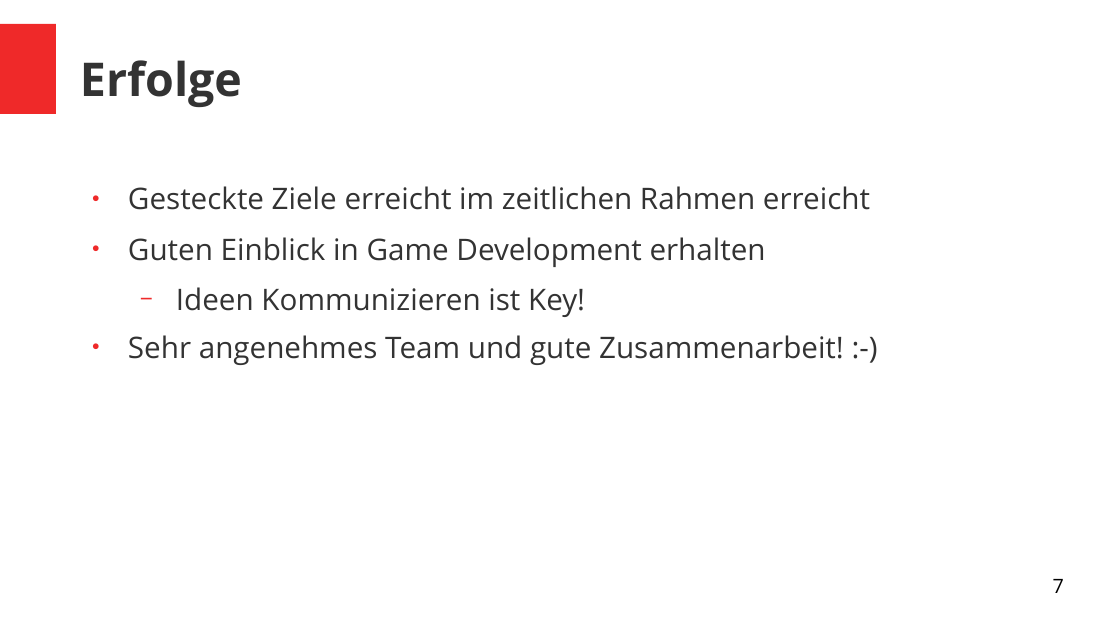
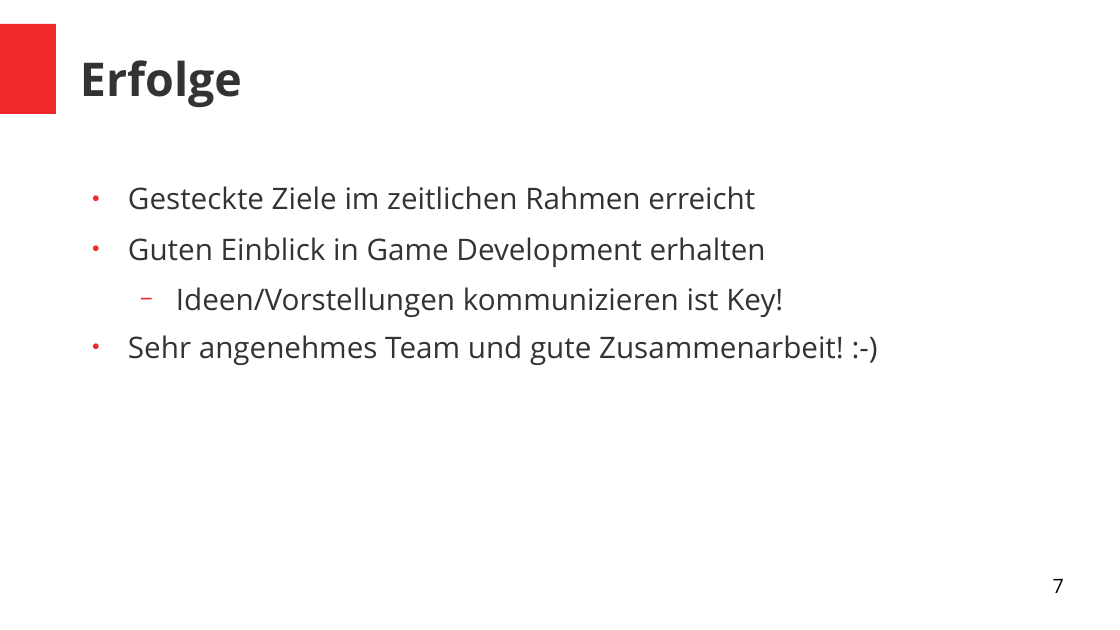
Before and after one commit to mzollin/Paranoise, a slide deck: slide 7 of Presentation/Aufgabe 2.odp. Drawn at 1120x630 pixels with LibreOffice and Linux fonts; fonts in the diff are those of the drawing. Boxes give left, top, right and bottom in pixels: in the first picture for what was removed or moved away, otherwise in the second. Text is boxed around its words. In the diff, an @@ line names an element or a change of style, - is before the commit and + after.

```diff
--- a/Presentation/Aufgabe 2.odp
+++ b/Presentation/Aufgabe 2.odp
@@ text at bbox=[128, 186, 755, 210]: text changed @@
-● Gesteckte Ziele erreicht im zeitlichen Rahmen erreicht
+● Gesteckte Ziele im zeitlichen Rahmen erreicht
@@ text at bbox=[176, 287, 783, 317]: text changed @@
-  − Ideen Kommunizieren ist Key!
+  − Ideen/Vorstellungen kommunizieren ist Key!
```
Also in this commit, not shown: 2 other slides changed, 2 other files.
